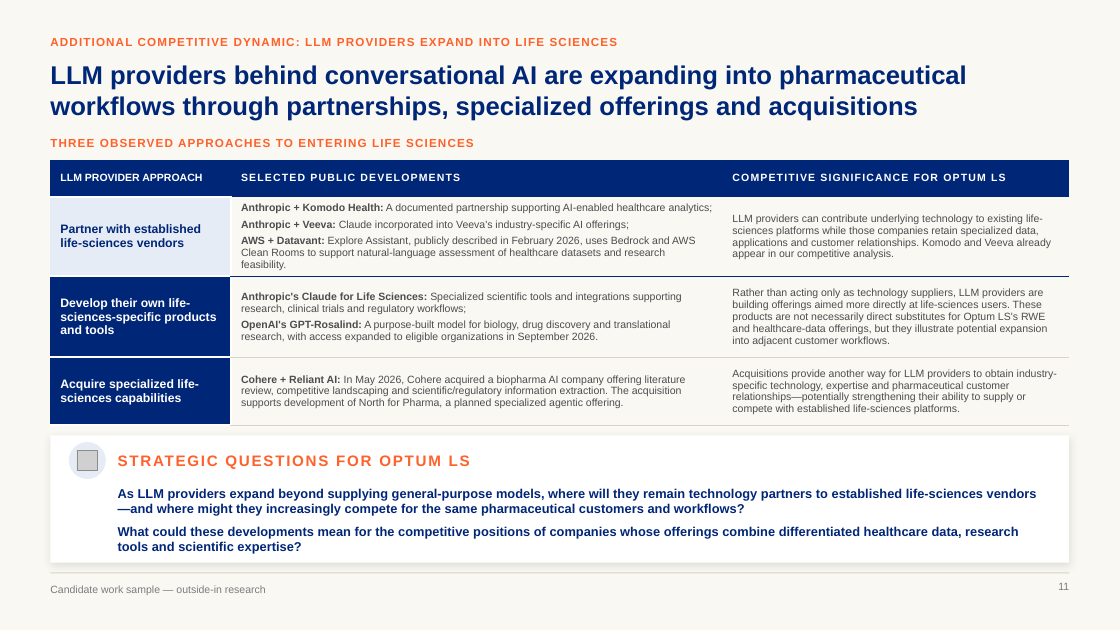
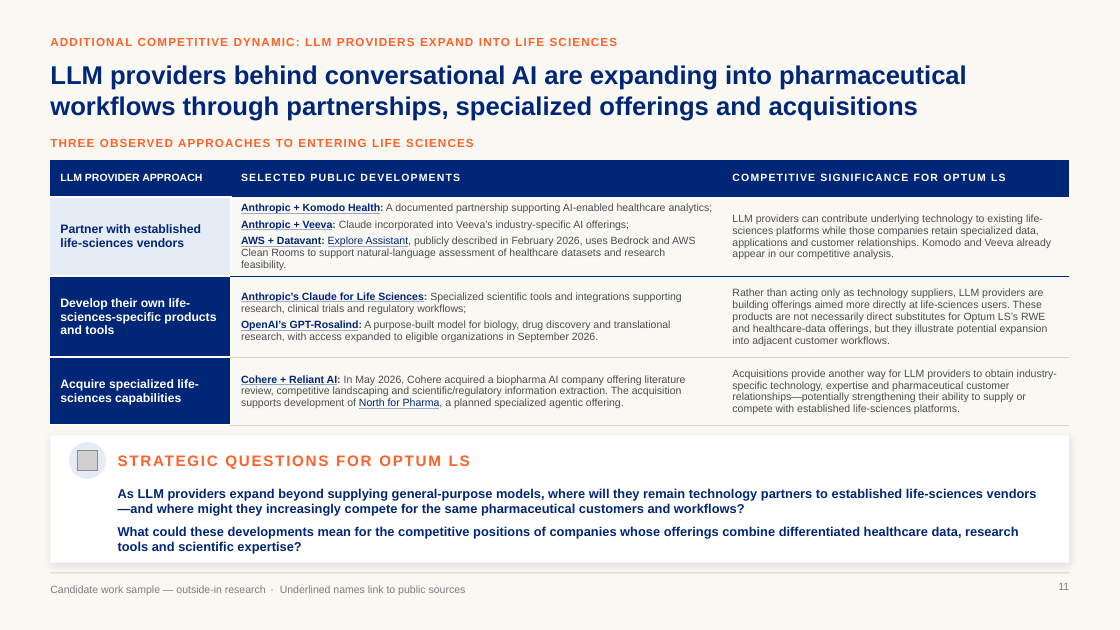
Before and after one commit to marinojt/test, a slide deck: slide 11 of deck/Optum-LS-Conversational-AI-sourced.pptx. Drawn at 1120x630 pixels with LibreOffice and Linux fonts; fonts in the diff are those of the drawing; grey boxes stand for pictures. Boxes give left, top, right and bottom in pixels: in the first picture for what was removed or moved away, otherwise in the second. Text is boxed around its words. In the diff, an @@ line names an element or a change of style, - is before the commit and + after.

```diff
--- a/deck/Optum-LS-Conversational-AI-sourced.pptx
+++ b/deck/Optum-LS-Conversational-AI-sourced.pptx
@@ table at (50,160,1070,418) @@
-row 2, column 2: Anthropic + Komodo Health: A documented partnership supporting AI-enabled healthcare analytics; / Anthropic + Veeva: Claude incorporated into Veeva's industry-specific AI offerings; / AWS + Datavant: Explore Assistant, publicly described in February 2026, uses Bedrock and AWS Clean Rooms to support natural-language assessment of healthcare datasets and research feasibility.
+row 2, column 2: Anthropic + Komodo Health: A documented partnership supporting AI-enabled healthcare analytics; / Anthropic + Veeva: Claude incorporated into Veeva’s industry-specific AI offerings; / AWS + Datavant: Explore Assistant, publicly described in February 2026, uses Bedrock and AWS Clean Rooms to support natural-language assessment of healthcare datasets and research feasibility.
-row 3, column 2: Anthropic's Claude for Life Sciences: Specialized scientific tools and integrations supporting research, clinical trials and regulatory workflows; / OpenAI's GPT-Rosalind: A purpose-built model for biology, drug discovery and translational research, with access expanded to eligible organizations in September 2026.
+row 3, column 2: Anthropic’s Claude for Life Sciences: Specialized scientific tools and integrations supporting research, clinical trials and regulatory workflows; / OpenAI’s GPT-Rosalind: A purpose-built model for biology, drug discovery and translational research, with access expanded to eligible organizations in September 2026.
-row 3, column 3: Rather than acting only as technology suppliers, LLM providers are building offerings aimed more directly at life-sciences users. These products are not necessarily direct substitutes for Optum LS's RWE and healthcare-data offerings, but they illustrate potential expansion into adjacent customer workflows.
+row 3, column 3: Rather than acting only as technology suppliers, LLM providers are building offerings aimed more directly at life-sciences users. These products are not necessarily direct substitutes for Optum LS’s RWE and healthcare-data offerings, but they illustrate potential expansion into adjacent customer workflows.
@@ text colour #4B4D4F to #002677, underline on in "Cohere + Reliant AI: North for Pharma," @@
@@ text added at (280,585,466,595), 9 pt, text #7A7C7E @@
+· Underlined names link to public sources
```
Also in this commit, not shown: 10 other slides changed, 1 slide removed, 12 other files.
